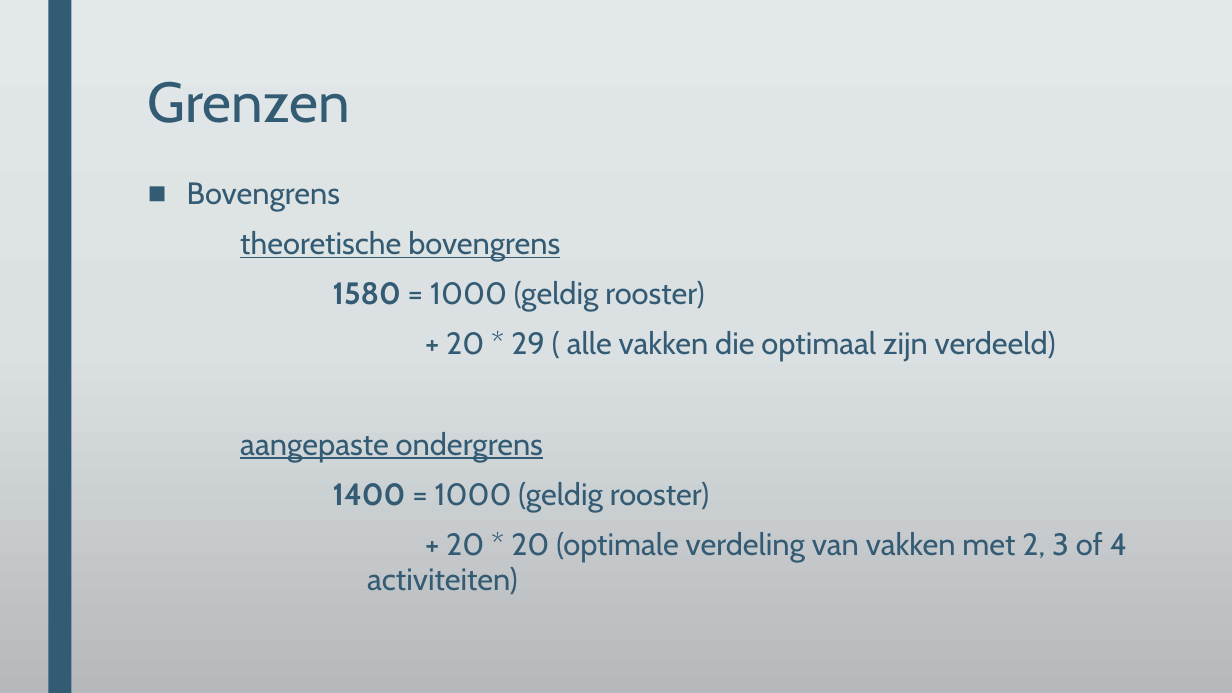
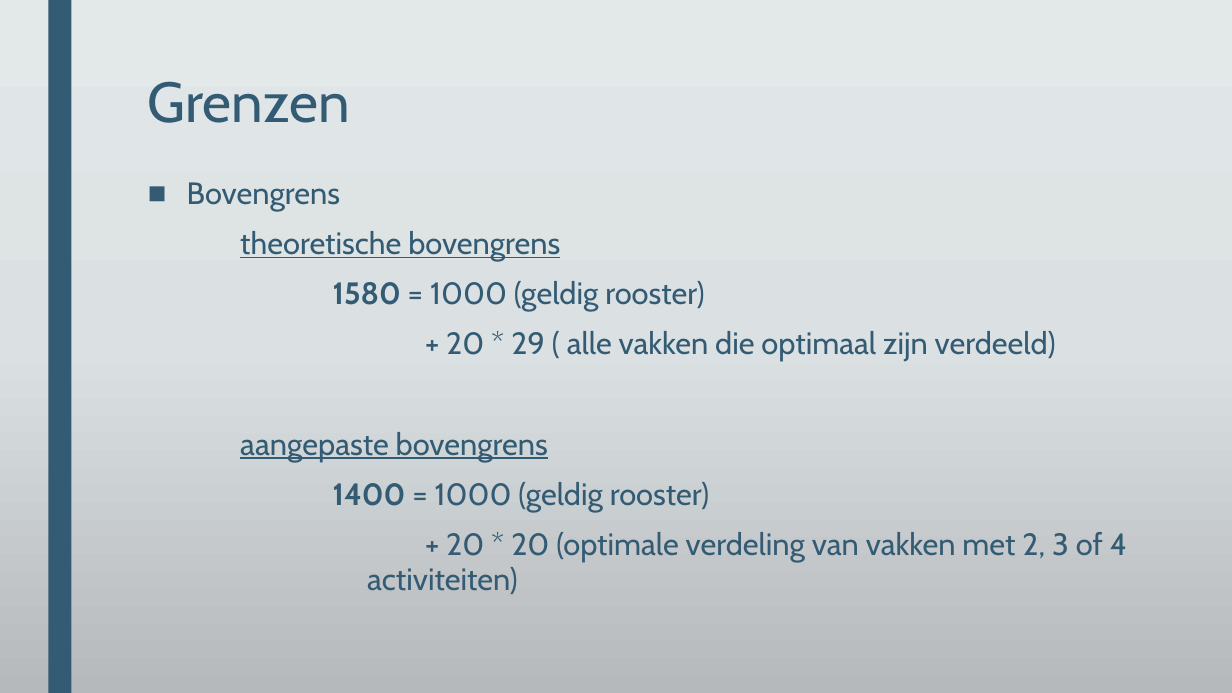
Before and after one commit to DeRoostermakers/Heuristieken, a slide deck: slide 3 of Presentaties/Week4/Lectures & Lesroosters toestandsruimte en grenzen.pptx. Drawn at 1232x693 pixels with LibreOffice and Linux fonts; fonts in the diff are those of the drawing; background and template pictures are left out. Boxes give left, top, right and bottom in pixels: in the first picture for what was removed or moved away, otherwise in the second. Text is boxed around its words. In the diff, an @@ line names an element or a change of style, - is before the commit and + after.

```diff
--- a/Presentaties/Week4/Lectures & Lesroosters toestandsruimte en grenzen.pptx
+++ b/Presentaties/Week4/Lectures & Lesroosters toestandsruimte en grenzen.pptx
@@ text at <box>240,432,548,461</box>: text changed @@
-aangepaste ondergrens
+aangepaste bovengrens
```
Also in this commit, not shown: 1 slide added, 4 other files.
